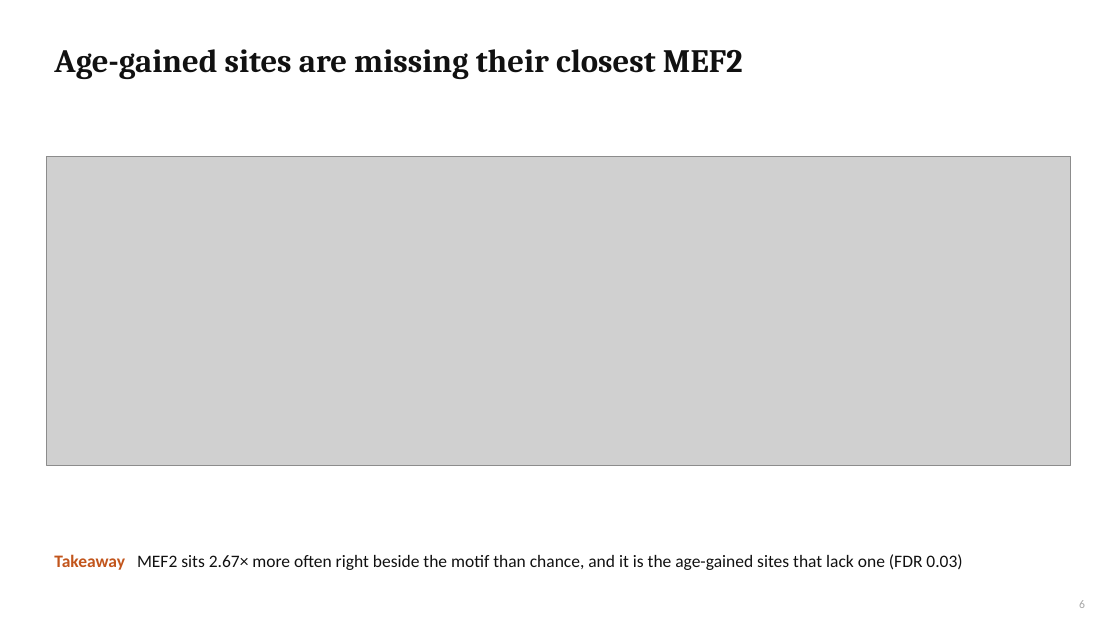
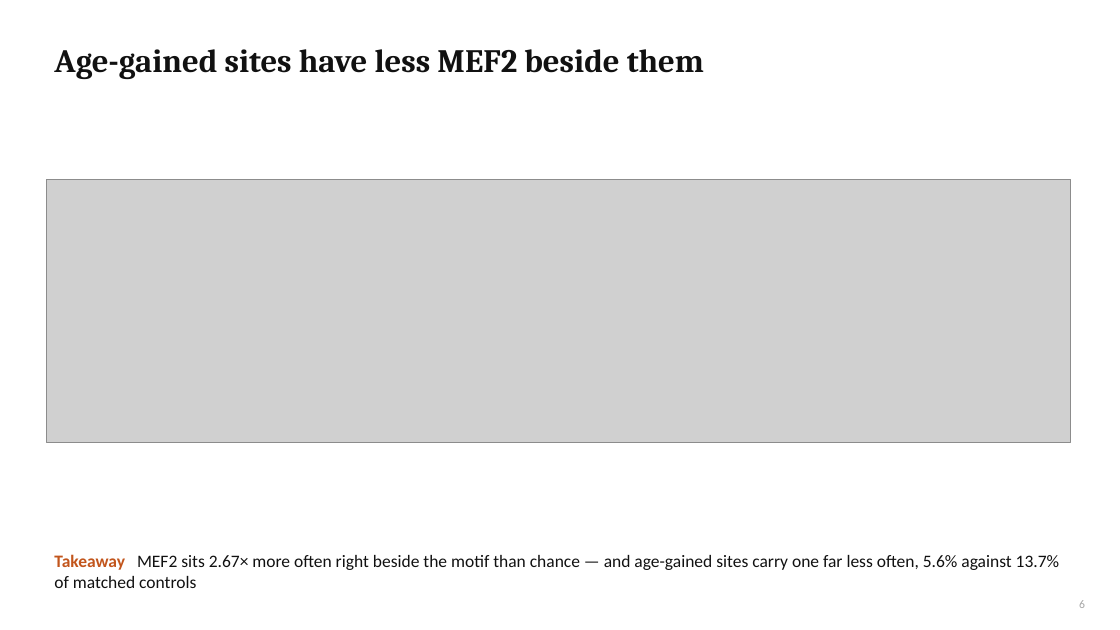
Before and after one commit to cytokine4242/Alpha_Genome_Ap1, a slide deck: slide 6 of Analysis/AP1_AlphaGenome_results.pptx. Drawn at 1120x630 pixels with LibreOffice and Linux fonts; fonts in the diff are those of the drawing; grey boxes stand for pictures. Boxes give left, top, right and bottom in pixels: in the first picture for what was removed or moved away, otherwise in the second. Text is boxed around its words. In the diff, an @@ line names an element or a change of style, - is before the commit and + after.

```diff
--- a/Analysis/AP1_AlphaGenome_results.pptx
+++ b/Analysis/AP1_AlphaGenome_results.pptx
@@ title at (54, 49, 704, 79): text changed @@
-Age-gained sites are missing their closest MEF2
+Age-gained sites have less MEF2 beside them
@@ picture: place and size @@
-picture at (46, 156, 1071, 465)
+picture at (46, 179, 1071, 442)
@@ text at (54, 554, 1059, 588): text changed @@
-Takeaway MEF2 sits 2.67× more often right beside the motif than chance, and it is the age-gained sites that lack one (FDR 0.03)
+Takeaway MEF2 sits 2.67× more often right beside the motif than chance — and age-gained sites carry one far less often, 5.6% against 13.7% of matched controls
```
Also in this commit, not shown: 1 other slide changed, 1 slide added, 1 slide removed, 8 other files.
